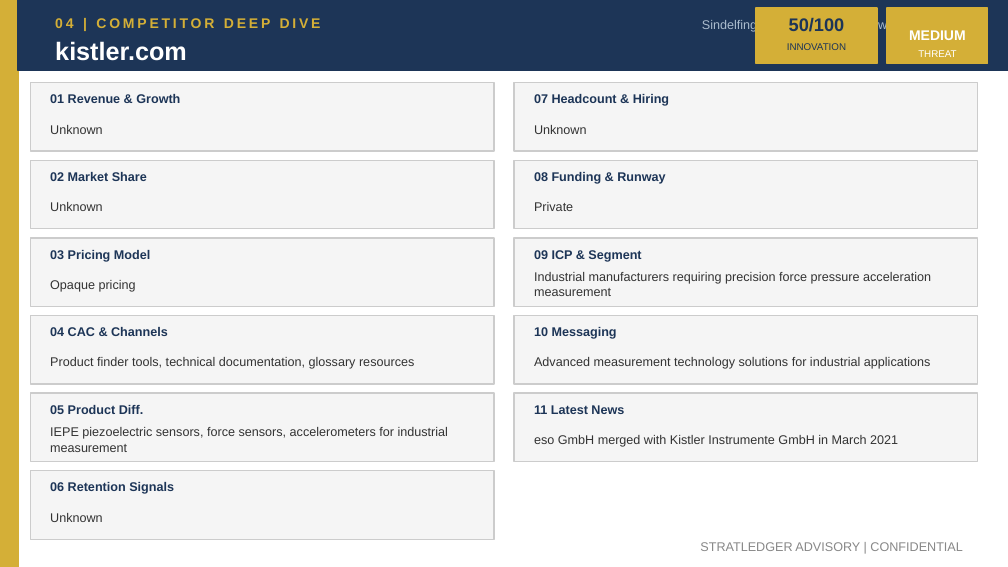
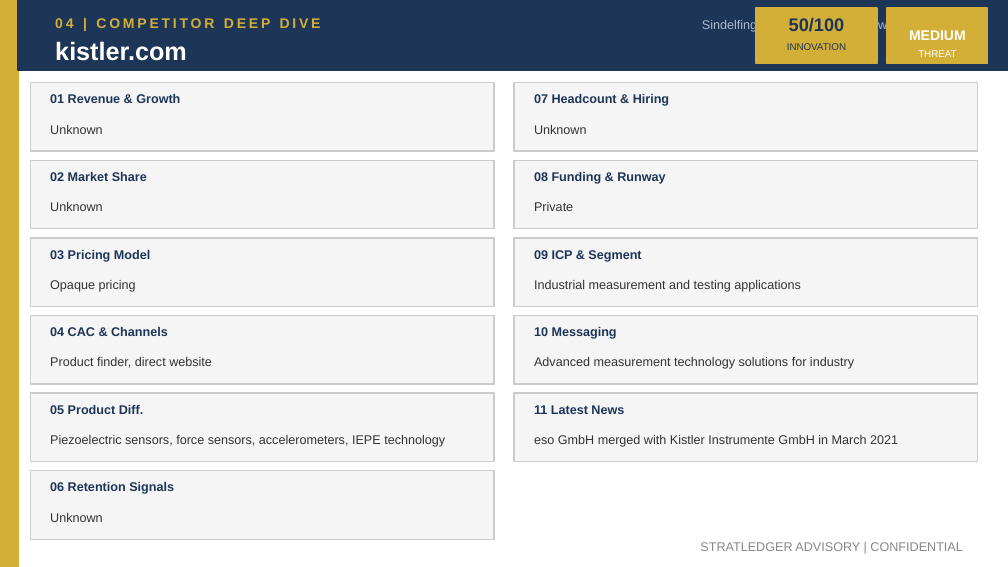
Before and after one commit to apexmakeshop-dot/droplet-commands, a slide deck: slide 7 of mesh_bioplastics_CI_Report.pptx. Drawn at 1008x567 pixels with LibreOffice and Linux fonts; fonts in the diff are those of the drawing. Boxes give left, top, right and bottom in pixels: in the first picture for what was removed or moved away, otherwise in the second. Text is boxed around its words. In the diff, an @@ line names an element or a change of style, - is before the commit and + after.

```diff
--- a/mesh_bioplastics_CI_Report.pptx
+++ b/mesh_bioplastics_CI_Report.pptx
@@ text at (534, 280, 801, 292): text changed @@
-Industrial manufacturers requiring precision force pressure acceleration measurement
+Industrial measurement and testing applications
@@ text at (50, 357, 212, 368): text changed @@
-Product finder tools, technical documentation, glossary resources
+Product finder, direct website
@@ text at (534, 357, 854, 369): text changed @@
-Advanced measurement technology solutions for industrial applications
+Advanced measurement technology solutions for industry
@@ text at (50, 435, 445, 447): text changed @@
-IEPE piezoelectric sensors, force sensors, accelerometers for industrial measurement
+Piezoelectric sensors, force sensors, accelerometers, IEPE technology
```
Also in this commit, not shown: 5 other slides changed.
